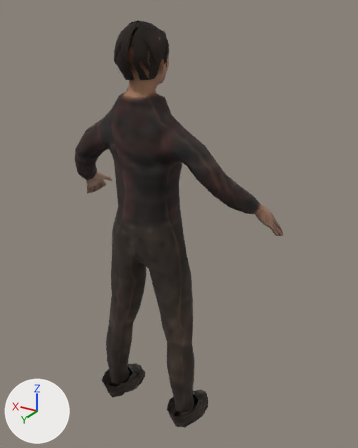
An edit to the glTF model examples/character-generator/res/models/characters/shopper.glb, drawn before and after from the same camera.
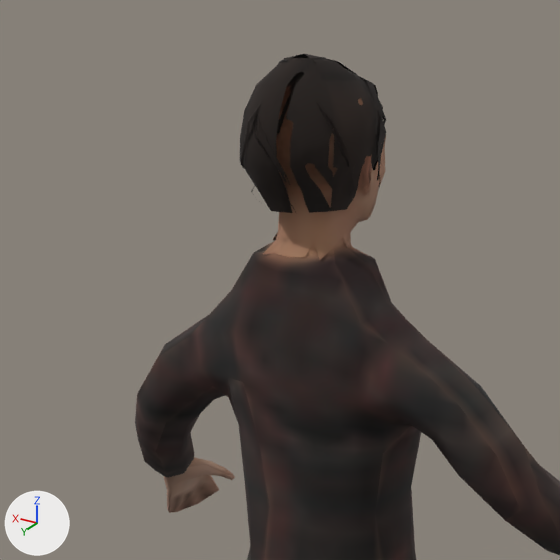
Each version is shown whole from a 50 mm camera at (-1.042, 1.577, 1.708) aimed at (-0.063, -0.056, 0.891), then close up on the part from 7% to 66% of the width and 0% to 47% of the height. Arrows for +X, +Y and +Z are at lower left; the lights stay in place. The last two pictures show the newer version. Vertices at exactly the same position are counted once.

Before the edit, the objects in view are built like this:
```python
me_mesh_0 = bpy.data.meshes.new('Mesh_0')
me_mesh_0.from_pydata(...)  # 1526 vertices, 2734 faces; spans x -0.49..0.49, y -0.19..0.21, z 0.0..1.68
# faces by material slot: [1704, 1030]
me_mesh_0.materials.append(mat_skin)  # picture img_skin
me_mesh_0.materials.append(mat_hair_accessories)
ob_mesh = bpy.data.objects.new('Mesh', me_mesh_0)
ob_mesh.location = (0.0, 0.0, 0.0)
```
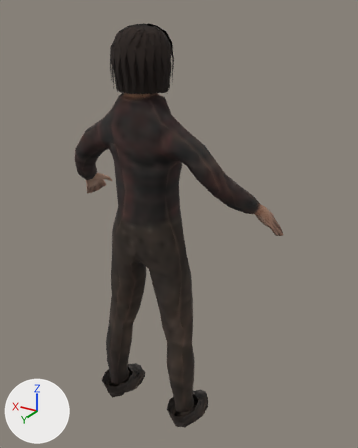
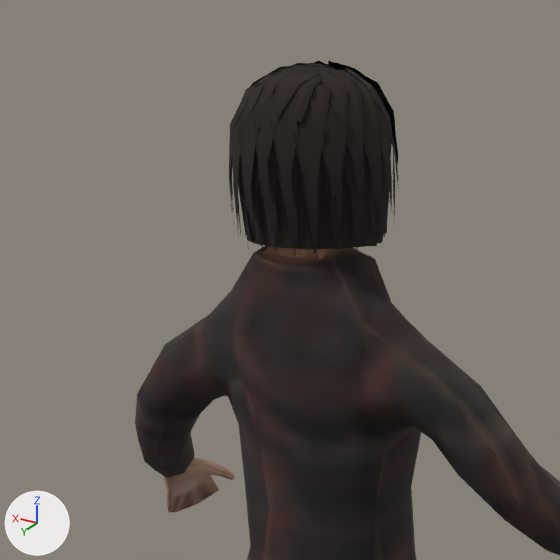
What changed in the scene script:
```text
Change me_mesh_0:
    used by ob_mesh; location = (0.0, 0.0, 0.0)
    remove me_mesh_0.from_pydata(...)  # 1526 vertices, 2734 faces; spans x -0.49..0.49, y -0.19..0.21, z 0.0..1.68
    add me_mesh_0.from_pydata(...)  # 1726 vertices, 2487 faces; spans x -0.49..0.49, y -0.19..0.2, z 0.0..1.67
    me_mesh_0 part 1: the loose piece of 12 vertices spanning x -0.02..-0.01, y 0.16..0.18, z 1.49..1.52 is deleted
    me_mesh_0 part 2: 67 vertices moved from x -0.08..0.09, y -0.03..0.18, z 1.47..1.67 to x -0.1..0.1, y -0.01..0.19, z 1.44..1.67; 449 vertices removed from x -0.09..0.1, y -0.03..0.21, z 1.47..1.68; 673 vertices added at x -0.12..0.12, y -0.01..0.2, z 1.43..1.67
    other edits to the shape of me_mesh_0 do not show in these pictures
```

What differs and where, as boxes (x1, y1, x2, y2) in the close-ups (560 x 560 px; the box of a moved part takes in the faces that stretch with it):
'Mesh', reshaped: before (135, 54, 560, 560); after (135, 61, 560, 560)
part 1 of me_mesh_0, deleted: before (282, 192, 296, 212)
part 2 of me_mesh_0, moved or reshaped: before (240, 54, 386, 213); after (229, 61, 399, 257)
